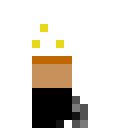
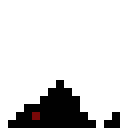
Before/after of a 128 x 128 layered artwork. What changed in the layer stack:
renamed "Black Knight" to "Layer 1", painted on it over [8, 24, 120, 128]
